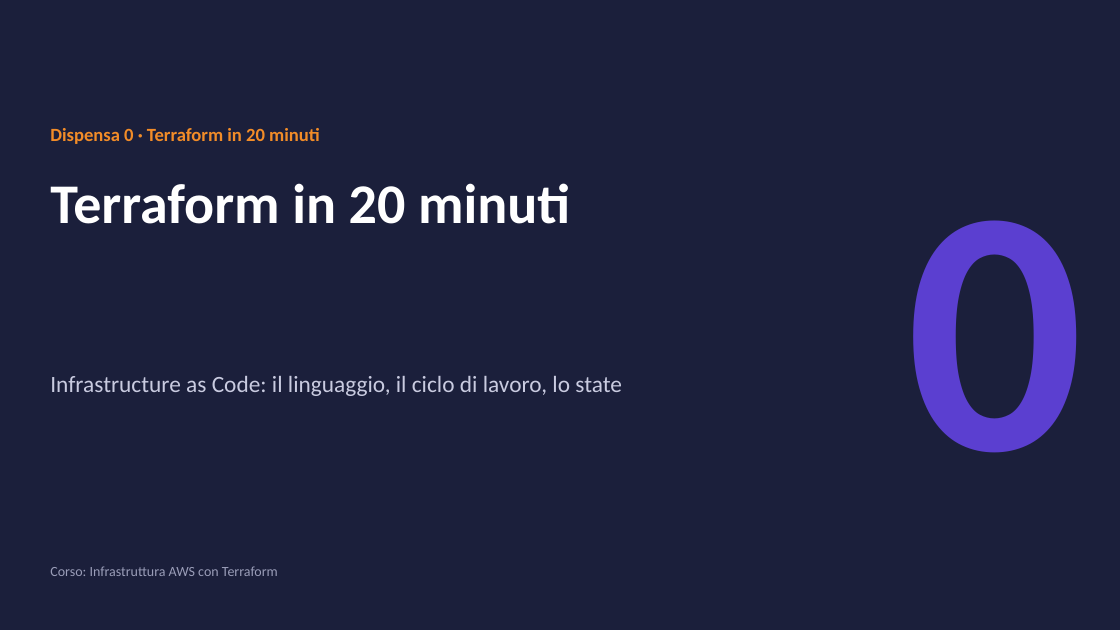
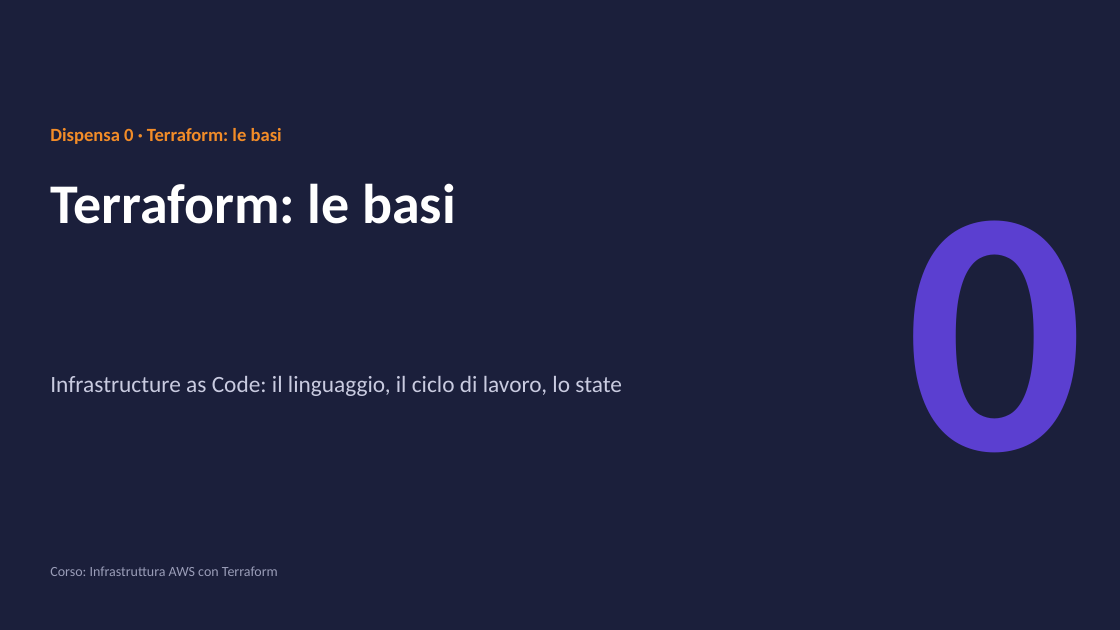
Before and after one commit to cereZ23/aws, a slide deck: slide 1 of slide/slide-0-terraform.pptx. Drawn at 1120x630 pixels with LibreOffice and Linux fonts; fonts in the diff are those of the drawing. Boxes give left, top, right and bottom in pixels: in the first picture for what was removed or moved away, otherwise in the second. Text is boxed around its words. In the diff, an @@ line names an element or a change of style, - is before the commit and + after.

Commit message:
Slide più leggibili: codice più grande, espressioni for, schema della rete; dispensa 0 rinominata

```diff
--- a/slide/slide-0-terraform.pptx
+++ b/slide/slide-0-terraform.pptx
@@ text at (50, 128, 282, 144): text changed @@
-Dispensa 0 · Terraform in 20 minuti
+Dispensa 0 · Terraform: le basi
@@ text at (50, 183, 456, 224): text changed @@
-Terraform in 20 minuti
+Terraform: le basi
```
Also in this commit, not shown: 16 other slides changed, 3 other files.
